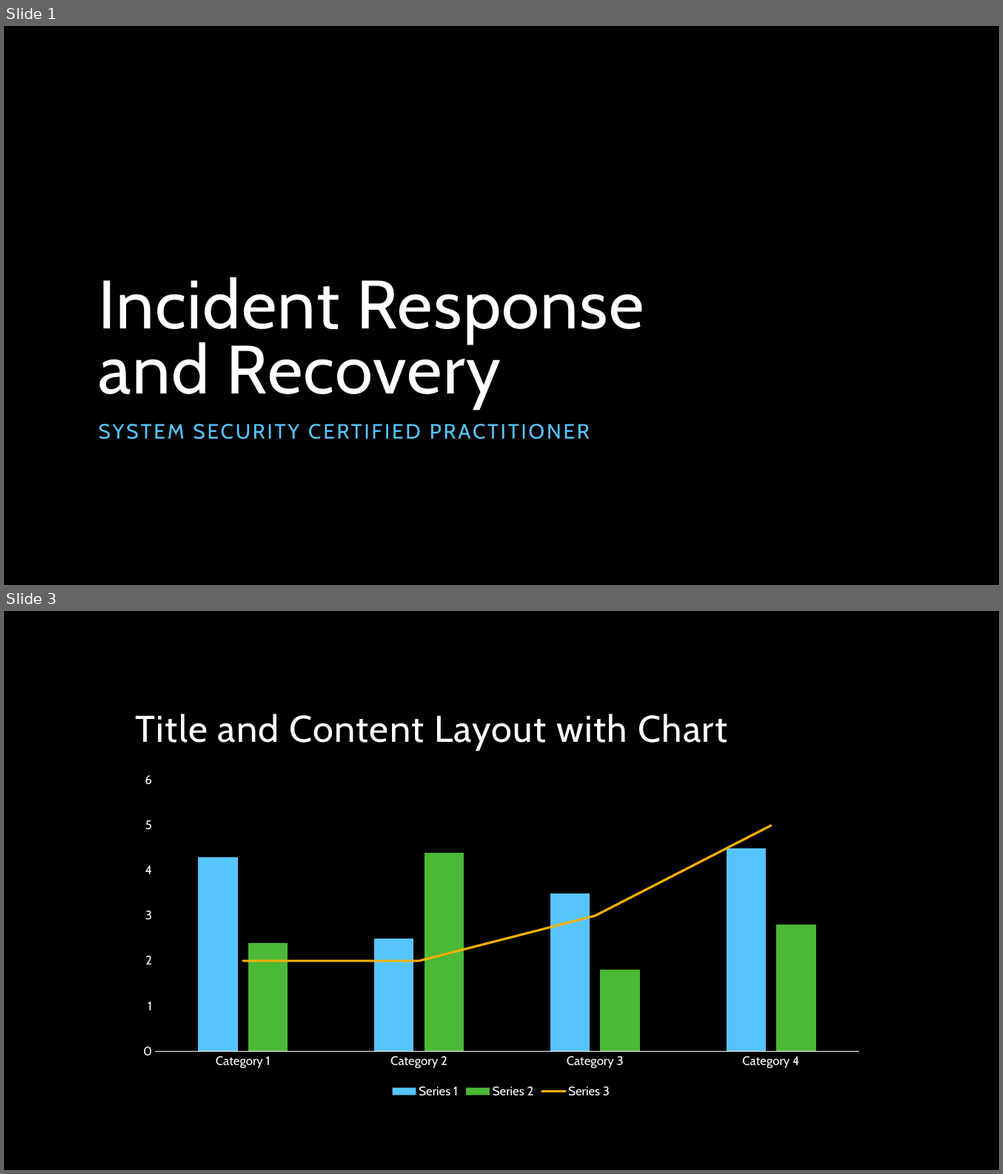
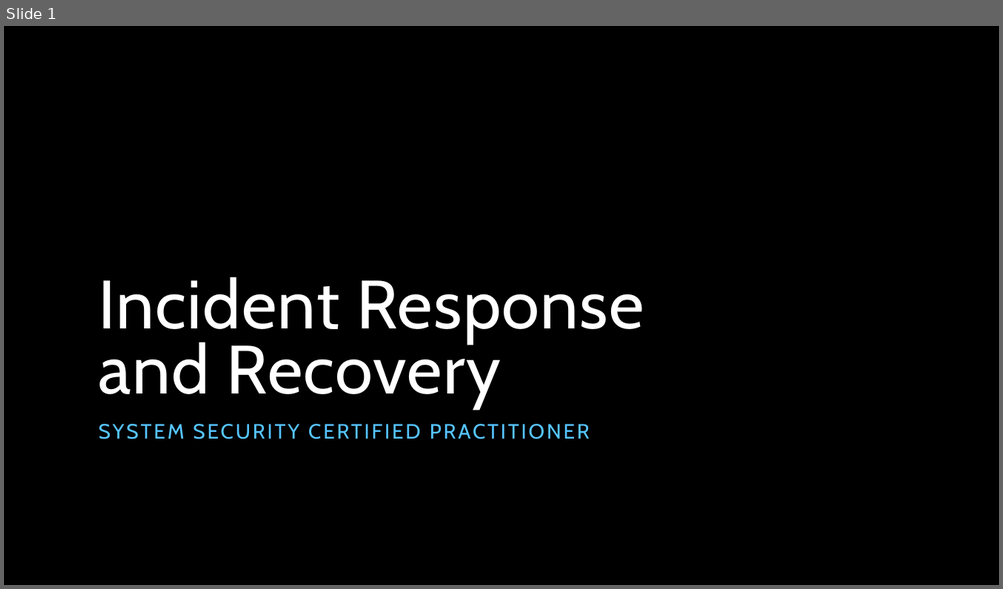
Before and after one commit to keiranwyllie/bootcamp, a slide deck: SSCP - Incident Response.pptx. Shown one above the other, each under a label of ours: slides 1 and 3 before the commit, slide 1 after it; the slides between them are not shown. The pictures are 1003x1174 and 1003x589 pixels, drawn with LibreOffice and Linux fonts; fonts in the diff are those of the drawing; background and template pictures are left out. Boxes give left, top, right and bottom in pixels: in the first picture for what was removed or moved away, otherwise in the second. Text is boxed around its words. In the diff, an @@ line names an element or a change of style, - is before the commit and + after.

```diff
--- a/SSCP - Incident Response.pptx
+++ b/SSCP - Incident Response.pptx
@@ slide 3 removed at [4,611,999,1170], background picture (left out) @@
@@ title removed at [136,714,727,750] @@
-Title and Content Layout with Chart
@@ column chart removed at [128,766,874,1102] @@
-categories: Category 1, Category 2, Category 3, Category 4
-Series 1: 4.3, 2.5, 3.5, 4.5
-Series 2: 2.4, 4.4, 1.8, 2.8
-Series 3: 2, 2, 3, 5
```
Also in this commit, not shown: 1 slide changed, 5 slides added, 8 other slides removed.
